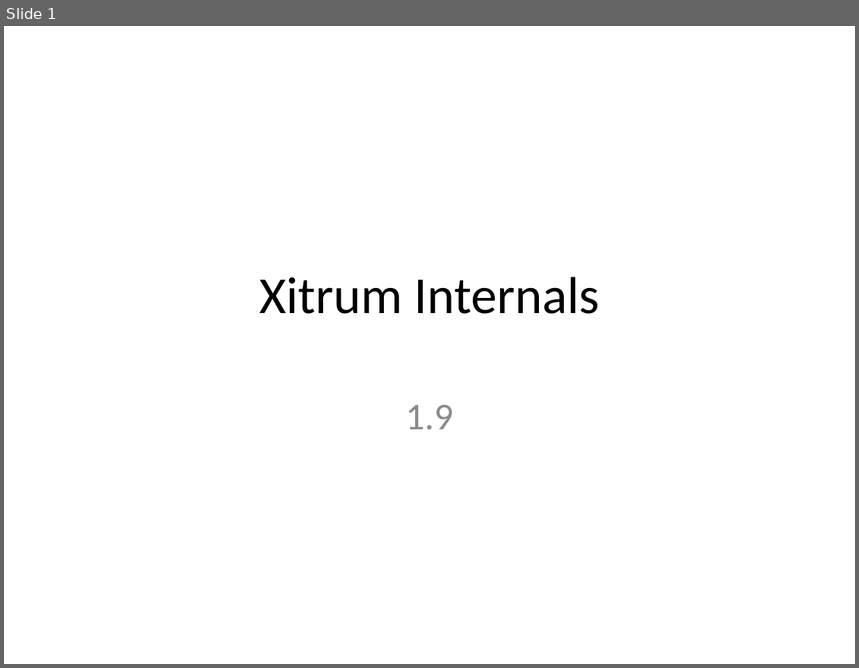
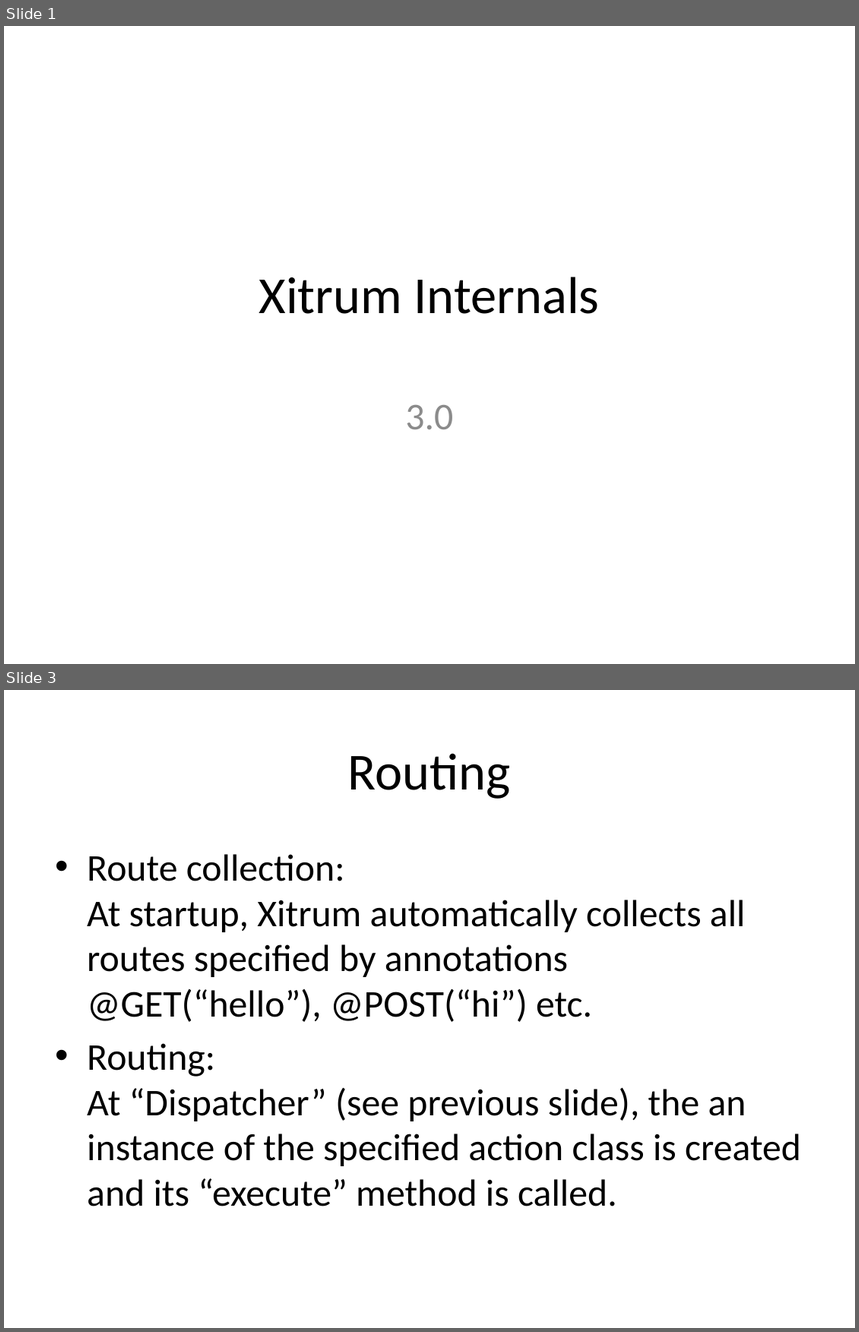
Before and after one commit to xitrum-framework/xitrum-doc, a slide deck: presentation/xitrum_internals.pptx. Shown one above the other, each under a label of ours: slide 1 before the commit, slides 1 and 3 after it; the slides between them are not shown. The pictures are 859x668 and 859x1332 pixels, drawn with LibreOffice and Linux fonts; fonts in the diff are those of the drawing. Boxes give left, top, right and bottom in pixels: in the first picture for what was removed or moved away, otherwise in the second. Text is boxed around its words. In the diff, an @@ line names an element or a change of style, - is before the commit and + after.

Commit message:
Xitrum Internals: Update handlers to match Xitrum 3.0

```diff
--- a/presentation/xitrum_internals.pptx
+++ b/presentation/xitrum_internals.pptx
@@ slide 3 added at [4, 690, 855, 1328], background #FFFFFF @@
@@ title added at [348, 753, 511, 799], 44 pt, text #000000 @@
+Routing
@@ text added at [87, 854, 801, 1207], 32 pt, text #000000 @@
+• Route collection:
+  At startup, Xitrum automatically collects all routes specified by annotations @GET(“hello”), @POST(“hi”) etc.
+• Routing:
+  At “Dispatcher” (see previous slide), the an instance of the specified action class is created and its “execute” method is called.
@@ slide 1 changed as well @@
@@ subtitle at [405, 405, 453, 430]: text changed @@
-1.9
+3.0
```
Also in this commit, not shown: 1 other slide added, 2 slides removed.
